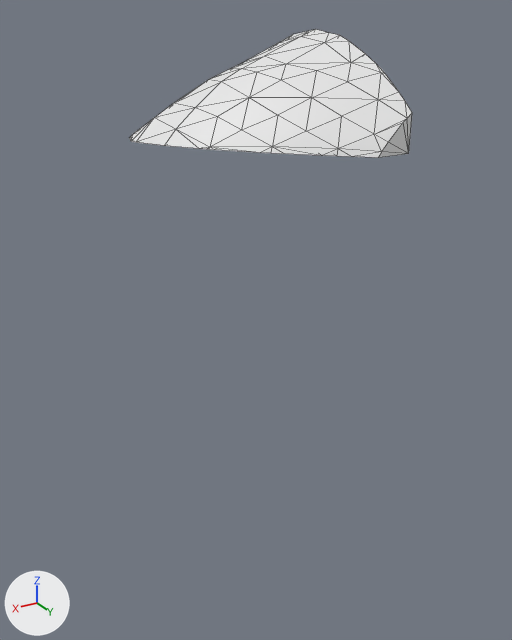
The glTF model assets/terrain/surface_pieces/surf_40_3.glb, before and after one commit.
Both versions are drawn from a 50 mm lens placed at (100.48, 106.25, -2.33), pointed at (92.36, 92.72, -9.1). Lighting does not change. The marker at lower left points along +X, +Y and +Z. The first picture is the older version. Mesh edges are drawn as thin lines. Where no turn or scale is listed for an object, it has been applied to the vertices.

Names of what the first picture shows: 'geometry_0'.
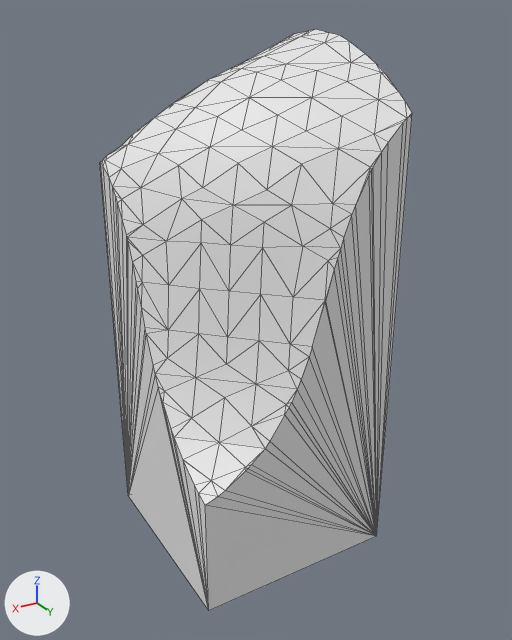
Changed parts and their boxes (x1, y1, x2, y2) in the pictures (512 x 640 px):
'geometry_0', reshaped (10% wider, 348% taller): before (129, 29, 412, 158); after (100, 29, 412, 611)
part 1 of me_geometry_0, built on: before (129, 114, 412, 158); after (100, 114, 412, 611)

The edits, one by one:
me_geometry_0 is used by ob_geometry_0; location (0.0, 0.0, 0.0).
me_geometry_0 had 84 vertices, 164 faces and spanned x 90.0..94.39, y 90.0..95.0, z -5.0..-2.63.
me_geometry_0 now has 180 vertices, 356 faces and spans x 90.0..95.0, y 90.0..95.0, z -15.0..-2.63.
Part 1, on me_geometry_0:
14 vertices are removed from x 90.0..94.39, y 90.0..95.0, z -5.0.
69 faces are deleted.
4 vertices move from x 90.82..94.31, y 90.28..95.0, z -5.0 to x 90.95..94.45, y 90.0..95.0, z -5.22..-5.16.
110 vertices are added at x 90.0..95.0, y 90.0..95.0, z -15.0..-5.07.
261 new faces join them.
